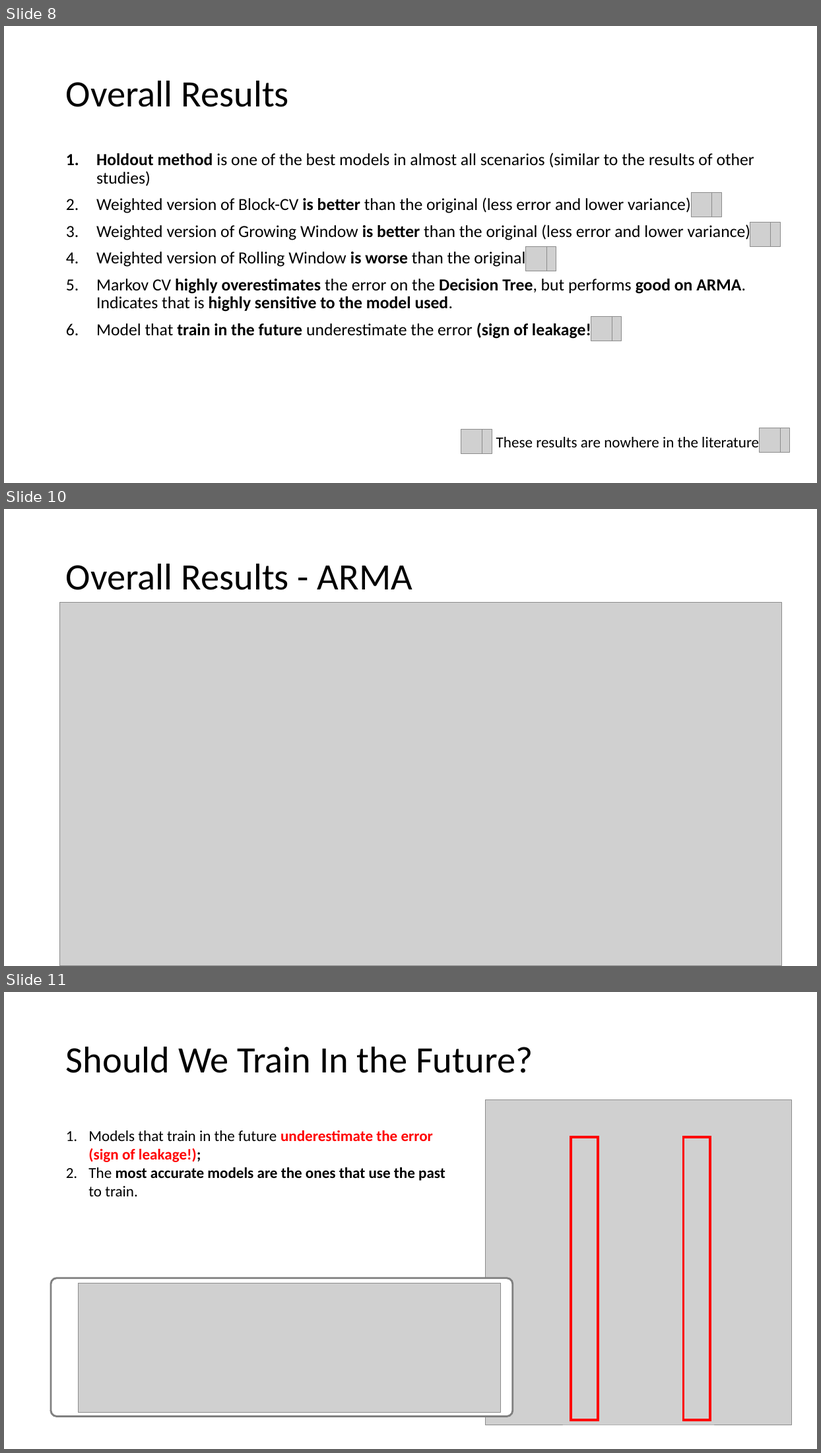
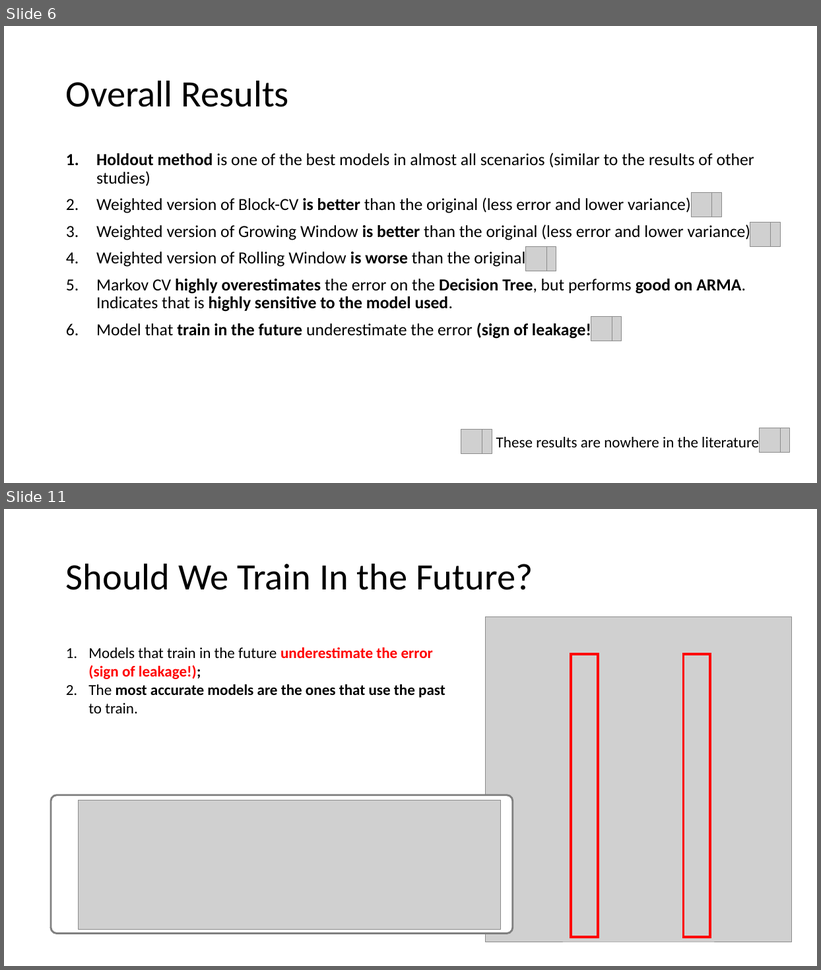
Before and after one commit to MiguelLoureiro98/timecave, a slide deck: papers/.ppt/TimeSeriesCV_26072024.pptx. Shown one above the other, each under a label of ours: slides 8, 10 and 11 before the commit, slides 6 and 11 after it; the slides between them are not shown. The pictures are 821x1453 and 821x970 pixels, drawn with LibreOffice and Linux fonts; fonts in the diff are those of the drawing; grey boxes stand for pictures. Boxes give left, top, right and bottom in pixels: in the first picture for what was removed or moved away, otherwise in the second. Text is boxed around its words. In the diff, an @@ line names an element or a change of style, - is before the commit and + after.

```diff
--- a/papers/.ppt/TimeSeriesCV_26072024.pptx
+++ b/papers/.ppt/TimeSeriesCV_26072024.pptx
@@ slide 10 removed at [4,509,817,966], background #FFFFFF @@
@@ title removed at [66,563,413,590] @@
-Overall Results - ARMA
@@ picture removed at [60,602,781,966] @@
@@ what was slide 8 is now slide 6 @@
```
Also in this commit, not shown: 1 slide changed, 4 slides added, 3 other slides removed, 1 other file.
